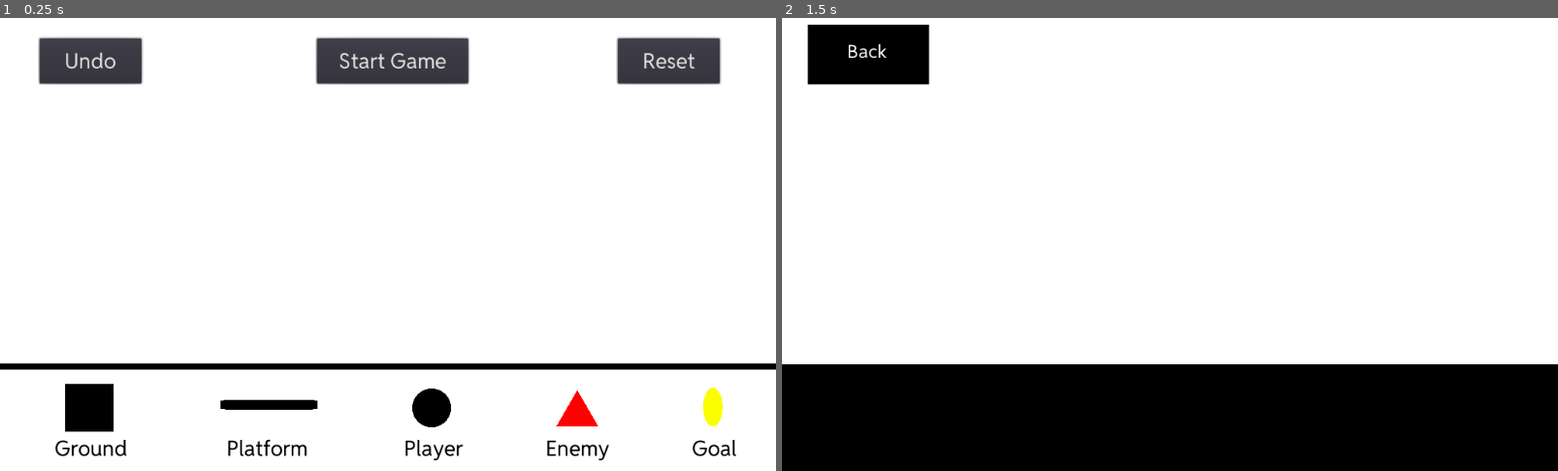
Above: before the commit, frames 1-2 (left to right).
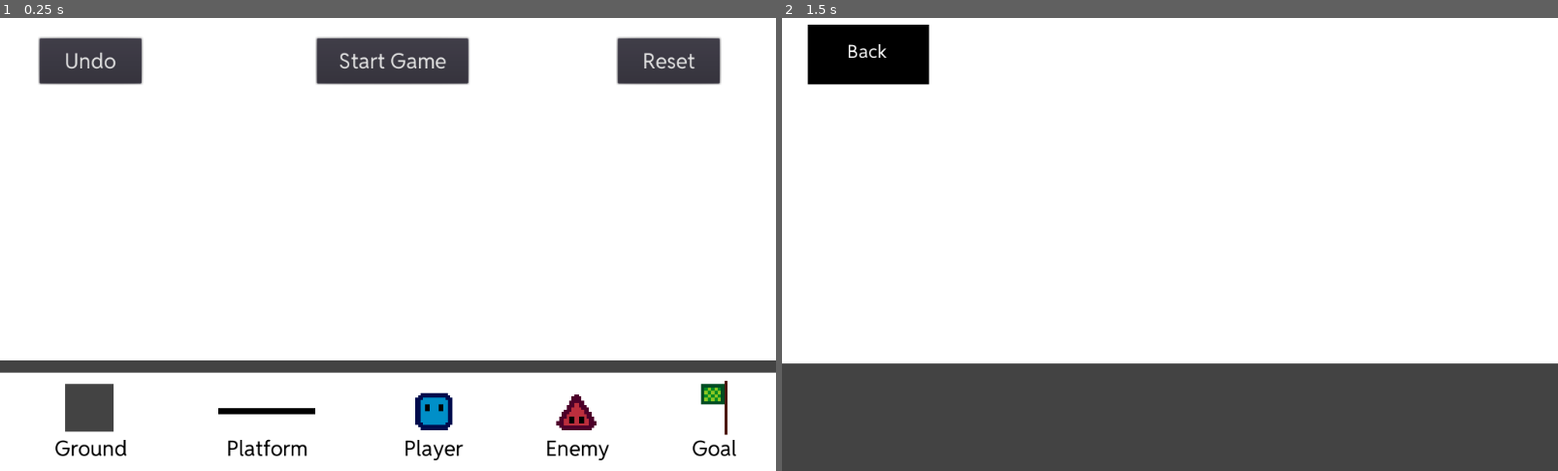
Above: after the commit, the same moments.

Repository: ygda-org/techstrav
Game: Godot game, scene res://UI/LevelDesigner.tscn
Two runs of this game, one before a commit and one after it. Both use one fixed random seed, a clock stepped at 60 frames per second and the inputs below. The engine's default icon, where the game draws it, is replaced by a stand-in: a white triangle on a blue panel in a dark square.
Inputs:
- Up to frame 1 (0.25 s): no input
- Up to frame 2 (1.5 s): click "Reset" at 0.5 s; click "Start Game" at 1.25 s

The runs differ from the first frame. In frame 1, 4.8% of the frame differs, in the area x 0-100%, y 75-93%; in frame 2, 24%, in the area x 0-100%, y 76-100%.

Commit message:
Art Redone
No more squares and circles, now fancy squares and circles!

Diff:
--- a/Enemies/BasicEnemy.tscn
+++ b/Enemies/BasicEnemy.tscn
@@ -1,41 +1,41 @@
 [gd_scene load_steps=5 format=2]
 
-[ext_resource path="res://Assets/redTriangle.png" type="Texture" id=1]
+[ext_resource path="res://Assets/programmer_assets/enemy.png" type="Texture" id=1]
 [ext_resource path="res://Enemies/BasicEnemy.gd" type="Script" id=2]
 
 [sub_resource type="RectangleShape2D" id=1]
 extents = Vector2( 0.5, 1 )
 
 [sub_resource type="RectangleShape2D" id=2]
-extents = Vector2( 12, 10 )
+extents = Vector2( 8, 8.5 )
 
 [node name="BasicEnemy" type="KinematicBody2D"]
 script = ExtResource( 2 )
 
 [node name="Sprite" type="Sprite" parent="."]
-scale = Vector2( 0.02, 0.02 )
 texture = ExtResource( 1 )
 
 [node name="CollisionPolygon2D" type="CollisionPolygon2D" parent="."]
 position = Vector2( 1.69407e-21, 0 )
 scale = Vector2( 1.66667, 1.75 )
-polygon = PoolVector2Array( -2.86102e-07, -5.14286, -6.6, 5.71429, 6.6, 5.71429 )
+polygon = PoolVector2Array( -2.86102e-07, -5.14286, -4.79999, 4.57143, 4.79999, 4.57143 )
 
 [node name="PlatformDetector" type="Area2D" parent="."]
 
 [node name="CollisionShape2D" type="CollisionShape2D" parent="PlatformDetector"]
-position = Vector2( -9.5, 10 )
+position = Vector2( -6, 8 )
 shape = SubResource( 1 )
 
 [node name="PlatformDetector2" type="Area2D" parent="."]
 
 [node name="CollisionShape2D" type="CollisionShape2D" parent="PlatformDetector2"]
-position = Vector2( 10, 10 )
+position = Vector2( 6, 8 )
 shape = SubResource( 1 )
 
 [node name="PlayerDetector" type="Area2D" parent="."]
 
 [node name="CollisionShape2D" type="CollisionShape2D" parent="PlayerDetector"]
+position = Vector2( 0, -0.5 )
 shape = SubResource( 2 )
 
 [node name="Timer" type="Timer" parent="."]
--- a/Floors/Ground.tscn
+++ b/Floors/Ground.tscn
@@ -1,15 +1,14 @@
 [gd_scene load_steps=3 format=2]
 
-[ext_resource path="res://Assets/blackSquare.jpeg" type="Texture" id=1]
+[ext_resource path="res://Assets/programmer_assets/box.png" type="Texture" id=1]
 
 [sub_resource type="RectangleShape2D" id=1]
-extents = Vector2( 24, 24 )
+extents = Vector2( 16, 16 )
 
 [node name="Ground" type="StaticBody2D" groups=["ground"]]
 
 [node name="Sprite" type="Sprite" parent="."]
 position = Vector2( 3.57628e-07, -2.38419e-07 )
-scale = Vector2( 0.15, 0.15 )
 texture = ExtResource( 1 )
 
 [node name="CollisionShape2D" type="CollisionShape2D" parent="."]
--- a/Floors/Platform.tscn
+++ b/Floors/Platform.tscn
@@ -1,17 +1,16 @@
 [gd_scene load_steps=4 format=2]
 
-[ext_resource path="res://icon.png" type="Texture" id=1]
+[ext_resource path="res://Assets/programmer_assets/platform.png" type="Texture" id=1]
 [ext_resource path="res://Floors/Platform.gd" type="Script" id=2]
 
 [sub_resource type="RectangleShape2D" id=1]
-extents = Vector2( 48, 3 )
+extents = Vector2( 32, 2 )
 
 [node name="Platform" type="StaticBody2D" groups=["ground"]]
 script = ExtResource( 2 )
 
 [node name="Sprite" type="Sprite" parent="."]
-modulate = Color( 0, 0, 0, 1 )
-scale = Vector2( 1.5, 0.1 )
+scale = Vector2( 2, 1 )
 texture = ExtResource( 1 )
 
 [node name="CollisionShape2D" type="CollisionShape2D" parent="."]
--- a/Goal.tscn
+++ b/Goal.tscn
@@ -1,22 +1,20 @@
 [gd_scene load_steps=4 format=2]
 
-[ext_resource path="res://Assets/circle.png" type="Texture" id=1]
+[ext_resource path="res://Assets/programmer_assets/goal.png" type="Texture" id=1]
 [ext_resource path="res://Goal.gd" type="Script" id=2]
 
 [sub_resource type="CapsuleShape2D" id=1]
-radius = 25.0
-height = 60.0
+radius = 5.0
+height = 16.0
 
 [node name="Goal" type="Area2D"]
 script = ExtResource( 2 )
 
 [node name="Sprite" type="Sprite" parent="."]
-modulate = Color( 0.968627, 1, 0, 1 )
-scale = Vector2( 0.05, 0.1 )
 texture = ExtResource( 1 )
 
 [node name="CollisionShape2D" type="CollisionShape2D" parent="."]
-position = Vector2( -1, 3 )
+position = Vector2( 1, 1 )
 shape = SubResource( 1 )
 
 [connection signal="body_entered" from="." to="." method="_on_Goal_body_entered"]
--- a/Player.gd
+++ b/Player.gd
@@ -1,7 +1,7 @@
 extends KinematicBody2D
 
-export (int) var speed = 450
-export (int) var jump_speed = -750
+export (int) var speed = 300
+export (int) var jump_speed = -450
 export (int) var gravity = 2000
 
 var velocity = Vector2.ZERO
--- a/Player.tscn
+++ b/Player.tscn
@@ -1,24 +1,20 @@
 [gd_scene load_steps=4 format=2]
 
-[ext_resource path="res://Assets/circle.png" type="Texture" id=1]
+[ext_resource path="res://Assets/programmer_assets/player.png" type="Texture" id=1]
 [ext_resource path="res://Player.gd" type="Script" id=2]
 
 [sub_resource type="CircleShape2D" id=1]
-radius = 16.0
+radius = 8.0
 
 [node name="Player" type="KinematicBody2D"]
 script = ExtResource( 2 )
 
 [node name="Sprite" type="Sprite" parent="."]
-modulate = Color( 0, 0, 0, 1 )
-scale = Vector2( 0.03, 0.03 )
 texture = ExtResource( 1 )
 
 [node name="CollisionShape2D" type="CollisionShape2D" parent="."]
-visible = false
 shape = SubResource( 1 )
 
 [node name="Camera2D" type="Camera2D" parent="."]
 current = true
-zoom = Vector2( 0.75, 0.75 )
-smoothing_enabled = true
+zoom = Vector2( 0.4, 0.4 )
--- a/UI/LevelDesigner.gd
+++ b/UI/LevelDesigner.gd
@@ -2,7 +2,13 @@
 
 var selected = ''
 
-var sprites = {'ground' : preload("res://UI/Place/GroundSprite.tscn"), 'player': preload("res://UI/Place/PlayerSprite.tscn"), 'enemy': preload("res://UI/Place/EnemySprite.tscn"), 'platform' : preload("res://UI/Place/PlatformSprite.tscn"), 'goal' : preload('res://UI/Place/GoalSprite.tscn')}
+var sprites = {
+	'ground' : preload("res://UI/Place/GroundSprite.tscn"),
+	'player': preload("res://UI/Place/PlayerSprite.tscn"),
+	'enemy': preload("res://UI/Place/EnemySprite.tscn"),
+	'platform' : preload("res://UI/Place/PlatformSprite.tscn"),
+	'goal' : preload('res://UI/Place/GoalSprite.tscn')
+}
 
 var addStack = []
 
--- a/UI/LevelDesigner.tscn
+++ b/UI/LevelDesigner.tscn
@@ -1,11 +1,12 @@
-[gd_scene load_steps=9 format=2]
+[gd_scene load_steps=10 format=2]
 
-[ext_resource path="res://Assets/blackSquare.jpeg" type="Texture" id=1]
 [ext_resource path="res://Assets/RedditSans-VariableFont_wght.ttf" type="DynamicFontData" id=2]
-[ext_resource path="res://icon.png" type="Texture" id=3]
-[ext_resource path="res://Assets/circle.png" type="Texture" id=4]
-[ext_resource path="res://Assets/redTriangle.png" type="Texture" id=5]
+[ext_resource path="res://Assets/programmer_assets/platform.png" type="Texture" id=3]
+[ext_resource path="res://Assets/programmer_assets/player.png" type="Texture" id=4]
+[ext_resource path="res://Assets/programmer_assets/enemy.png" type="Texture" id=5]
 [ext_resource path="res://UI/LevelDesigner.gd" type="Script" id=6]
+[ext_resource path="res://Assets/programmer_assets/goal.png" type="Texture" id=7]
+[ext_resource path="res://Assets/programmer_assets/box.png" type="Texture" id=8]
 
 [sub_resource type="DynamicFont" id=1]
 size = 28
@@ -28,7 +29,8 @@
 margin_right = 406.0
 margin_bottom = 802.0
 rect_scale = Vector2( 0.2, 0.2 )
-texture_normal = ExtResource( 1 )
+texture_normal = ExtResource( 8 )
+expand = true
 
 [node name="GroundText" type="RichTextLabel" parent="Buttons"]
 margin_left = 39.0
@@ -43,12 +45,13 @@
 
 [node name="PlatformButton" type="TextureButton" parent="Buttons"]
 modulate = Color( 0, 0, 0, 1 )
-margin_left = 291.0
-margin_top = 506.0
-margin_right = 355.0
-margin_bottom = 816.0
+margin_left = 288.0
+margin_top = 490.0
+margin_right = 352.0
+margin_bottom = 800.0
 rect_scale = Vector2( 2, 0.2 )
 texture_normal = ExtResource( 3 )
+expand = true
 
 [node name="PlatformText" type="RichTextLabel" parent="Buttons"]
 margin_left = 271.0
@@ -62,13 +65,13 @@
 text = "Platform"
 
 [node name="PlayerButton" type="TextureButton" parent="Buttons"]
-modulate = Color( 0, 0, 0, 1 )
-margin_left = 544.0
-margin_top = 491.0
-margin_right = 1568.0
-margin_bottom = 1515.0
+margin_left = 524.0
+margin_top = 472.0
+margin_right = 2484.0
+margin_bottom = 2432.0
 rect_scale = Vector2( 0.05, 0.05 )
 texture_normal = ExtResource( 4 )
+expand = true
 
 [node name="PlayerText" type="RichTextLabel" parent="Buttons"]
 margin_left = 491.0
@@ -82,12 +85,13 @@
 text = "Player"
 
 [node name="EnemyButton" type="TextureButton" parent="Buttons"]
-margin_left = 733.0
-margin_top = 491.0
-margin_right = 1885.0
-margin_bottom = 1515.0
+margin_left = 708.0
+margin_top = 475.0
+margin_right = 2823.0
+margin_bottom = 2355.0
 rect_scale = Vector2( 0.05, 0.05 )
 texture_normal = ExtResource( 5 )
+expand = true
 
 [node name="EnemyText" type="RichTextLabel" parent="Buttons"]
 margin_left = 681.0
@@ -101,13 +105,12 @@
 text = "Enemy"
 
 [node name="GoalButton" type="TextureButton" parent="Buttons"]
-modulate = Color( 0.992157, 1, 0, 1 )
-margin_left = 928.0
-margin_top = 490.0
-margin_right = 2080.0
-margin_bottom = 1514.0
-rect_scale = Vector2( 0.025, 0.05 )
-texture_normal = ExtResource( 4 )
+margin_left = 907.0
+margin_top = 481.0
+margin_right = 978.0
+margin_bottom = 552.0
+texture_normal = ExtResource( 7 )
+expand = true
 
 [node name="GoalText" type="RichTextLabel" parent="Buttons"]
 margin_left = 861.0
@@ -122,8 +125,8 @@
 
 [node name="Divider" type="Sprite" parent="."]
 position = Vector2( 482, 462 )
-scale = Vector2( 4.03437, 0.0228705 )
-texture = ExtResource( 1 )
+scale = Vector2( 100, 0.5 )
+texture = ExtResource( 8 )
 
 [node name="StartButton" type="Button" parent="."]
 margin_left = 418.0
--- a/UI/Place/EnemySprite.tscn
+++ b/UI/Place/EnemySprite.tscn
@@ -1,7 +1,6 @@
 [gd_scene load_steps=2 format=2]
 
-[ext_resource path="res://Assets/redTriangle.png" type="Texture" id=1]
+[ext_resource path="res://Assets/programmer_assets/enemy.png" type="Texture" id=1]
 
 [node name="EnemySprite" type="Sprite"]
-scale = Vector2( 0.02, 0.02 )
 texture = ExtResource( 1 )
--- a/UI/Place/GoalSprite.tscn
+++ b/UI/Place/GoalSprite.tscn
@@ -1,8 +1,6 @@
 [gd_scene load_steps=2 format=2]
 
-[ext_resource path="res://Assets/circle.png" type="Texture" id=1]
+[ext_resource path="res://Assets/programmer_assets/goal.png" type="Texture" id=1]
 
 [node name="GoalSprite" type="Sprite"]
-modulate = Color( 0.968627, 1, 0, 1 )
-scale = Vector2( 0.05, 0.1 )
 texture = ExtResource( 1 )
--- a/UI/Place/GroundSprite.tscn
+++ b/UI/Place/GroundSprite.tscn
@@ -1,8 +1,7 @@
 [gd_scene load_steps=2 format=2]
 
-[ext_resource path="res://Assets/blackSquare.jpeg" type="Texture" id=1]
+[ext_resource path="res://Assets/programmer_assets/box.png" type="Texture" id=1]
 
 [node name="GroundSprite" type="Sprite"]
 position = Vector2( 3.57628e-07, -2.38419e-07 )
-scale = Vector2( 0.15, 0.15 )
 texture = ExtResource( 1 )
--- a/UI/Place/PlatformSprite.tscn
+++ b/UI/Place/PlatformSprite.tscn
@@ -1,8 +1,7 @@
 [gd_scene load_steps=2 format=2]
 
-[ext_resource path="res://icon.png" type="Texture" id=1]
+[ext_resource path="res://Assets/programmer_assets/platform.png" type="Texture" id=1]
 
 [node name="PlatformSprite" type="Sprite"]
-modulate = Color( 0, 0, 0, 1 )
-scale = Vector2( 1.5, 0.1 )
+scale = Vector2( 2, 1 )
 texture = ExtResource( 1 )
--- a/UI/Place/PlayerSprite.tscn
+++ b/UI/Place/PlayerSprite.tscn
@@ -1,8 +1,6 @@
 [gd_scene load_steps=2 format=2]
 
-[ext_resource path="res://Assets/circle.png" type="Texture" id=1]
+[ext_resource path="res://Assets/programmer_assets/player.png" type="Texture" id=1]
 
 [node name="PlayerSprite" type="Sprite"]
-modulate = Color( 0, 0, 0, 1 )
-scale = Vector2( 0.03, 0.03 )
 texture = ExtResource( 1 )
--- a/UI/Place/World.tscn
+++ b/UI/Place/World.tscn
@@ -1,6 +1,6 @@
 [gd_scene load_steps=8 format=2]
 
-[ext_resource path="res://icon.png" type="Texture" id=1]
+[ext_resource path="res://Assets/programmer_assets/box.png" type="Texture" id=1]
 [ext_resource path="res://UI/Place/World.gd" type="Script" id=2]
 [ext_resource path="res://Assets/blackSquare.jpeg" type="Texture" id=3]
 [ext_resource path="res://Assets/RedditSans-VariableFont_wght.ttf" type="DynamicFontData" id=4]
@@ -21,9 +21,8 @@
 [node name="Floor" type="StaticBody2D" parent="."]
 
 [node name="Sprite" type="Sprite" parent="Floor"]
-modulate = Color( 0, 0, 0, 1 )
-position = Vector2( 408, -1654.12 )
-scale = Vector2( 40, 4.594 )
+position = Vector2( 519, -3647.5 )
+scale = Vector2( 134.5, 8.62499 )
 texture = ExtResource( 1 )
 offset = Vector2( 0, 492 )
 
--- a/project.godot
+++ b/project.godot
@@ -17,6 +17,16 @@
 [autoload]
 
 Locations="*res://locations.gd"
+
+[display]
+
+window/stretch/mode="viewport"
+window/stretch/aspect="keep"
+
+[global]
+
+render=false
+window=false
 
 [gui]
 
Binary file added: Assets/programmer_assets/box.png
Not shown, added: Assets/programmer_assets/box.png.import
Binary file added: Assets/programmer_assets/enemy.png
Not shown, added: Assets/programmer_assets/enemy.png.import
Binary file added: Assets/programmer_assets/goal.png
Not shown, added: Assets/programmer_assets/goal.png.import
Binary file added: Assets/programmer_assets/platform.png
Not shown, added: Assets/programmer_assets/platform.png.import
Binary file added: Assets/programmer_assets/player.png
Not shown, added: Assets/programmer_assets/player.png.import
